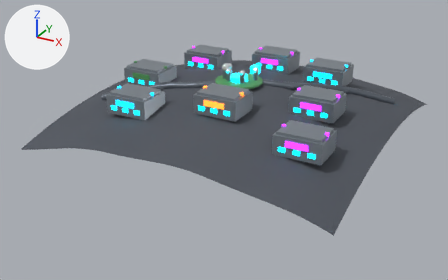
What one commit did to the glTF model apps/desktop/public/lunar-city/lunar-city-baseline.glb.
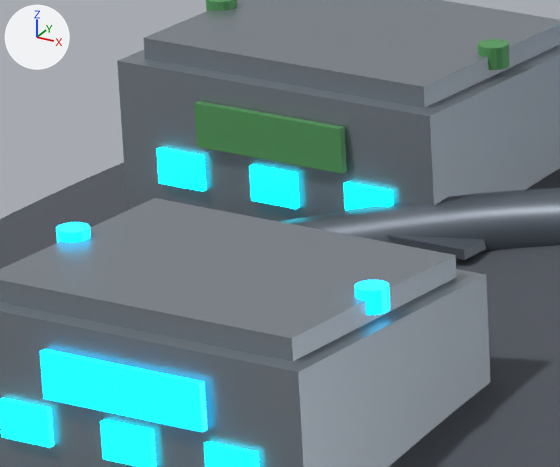
The first picture shows the older version from a 50 mm camera at (36.7, -71.9, 26.6) aimed at (-1.0, -3.4, -7.7). The close-ups show the older and then the newer version on the part from 25% to 39% of the width and 22% to 40% of the height of that picture. Only the edits that show in the close-ups are written down. Arrows for +X, +Y and +Z are at upper left; the lights stay in place. Where no turn or scale is listed for an object, it has been applied to the vertices.

The first close-up shows 'arts-studio_roof', 'arts-studio_shell', 'arts-studio_sign', 'arts-studio_window_-1.75', 'arts-studio_window_0', 'engineering-workshop_roof', 'engineering-workshop_shell', 'engineering-workshop_sign', 'engineering-workshop_window_-1.75', 'engineering-workshop_window_0', 'road-network-primary', 'terrain-colony-basin' and 7 more.
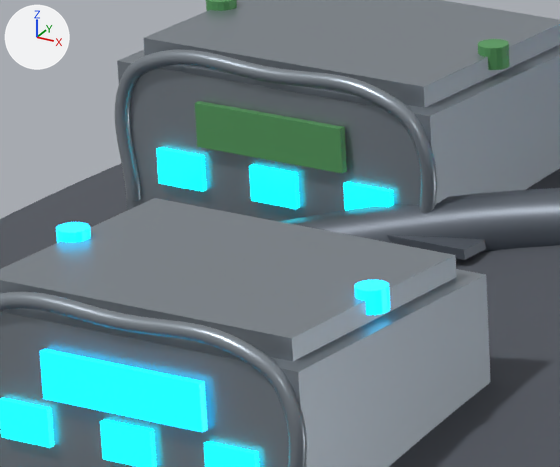
Changed parts and their boxes [x1, y1, x2, y2] in the close-ups (560 x 467 px):
'arts-studio_arched_entry_frame', added
    after: [115, 50, 437, 214]
'engineering-workshop_arched_entry_frame', added
    after: [0, 292, 307, 467]

Patch to the scene script:
```diff
--- a/apps/desktop/public/lunar-city/lunar-city-baseline.glb.py
+++ b/apps/desktop/public/lunar-city/lunar-city-baseline.glb.py
@@ me_engineering_workshop_arched_entry_frame @@
+me_engineering_workshop_arched_entry_frame.from_pydata(...)  # 730 vertices, 1440 faces; spans x -11.97..-6.03, y -14.39..-14.17, z -1.79..0.79
+me_engineering_workshop_arched_entry_frame.materials.append(mat_colony_shell)  # grey #9099a2
@@ me_arts_studio_arched_entry_frame @@
+me_arts_studio_arched_entry_frame.from_pydata(...)  # 730 vertices, 1440 faces; spans x -15.97..-10.03, y -5.39..-5.17, z -1.34..1.24
+me_arts_studio_arched_entry_frame.materials.append(mat_colony_shell)  # grey #9099a2
@@ ob_engineering_workshop_arched_entry_frame @@
+ob_engineering_workshop_arched_entry_frame = bpy.data.objects.new('engineering-workshop_arched_entry_frame', me_engineering_workshop_arched_entry_frame)
+ob_engineering_workshop_arched_entry_frame.location = (0.0, 0.0, 0.0)
@@ ob_arts_studio_arched_entry_frame @@
+ob_arts_studio_arched_entry_frame = bpy.data.objects.new('arts-studio_arched_entry_frame', me_arts_studio_arched_entry_frame)
+ob_arts_studio_arched_entry_frame.location = (0.0, 0.0, 0.0)
```
